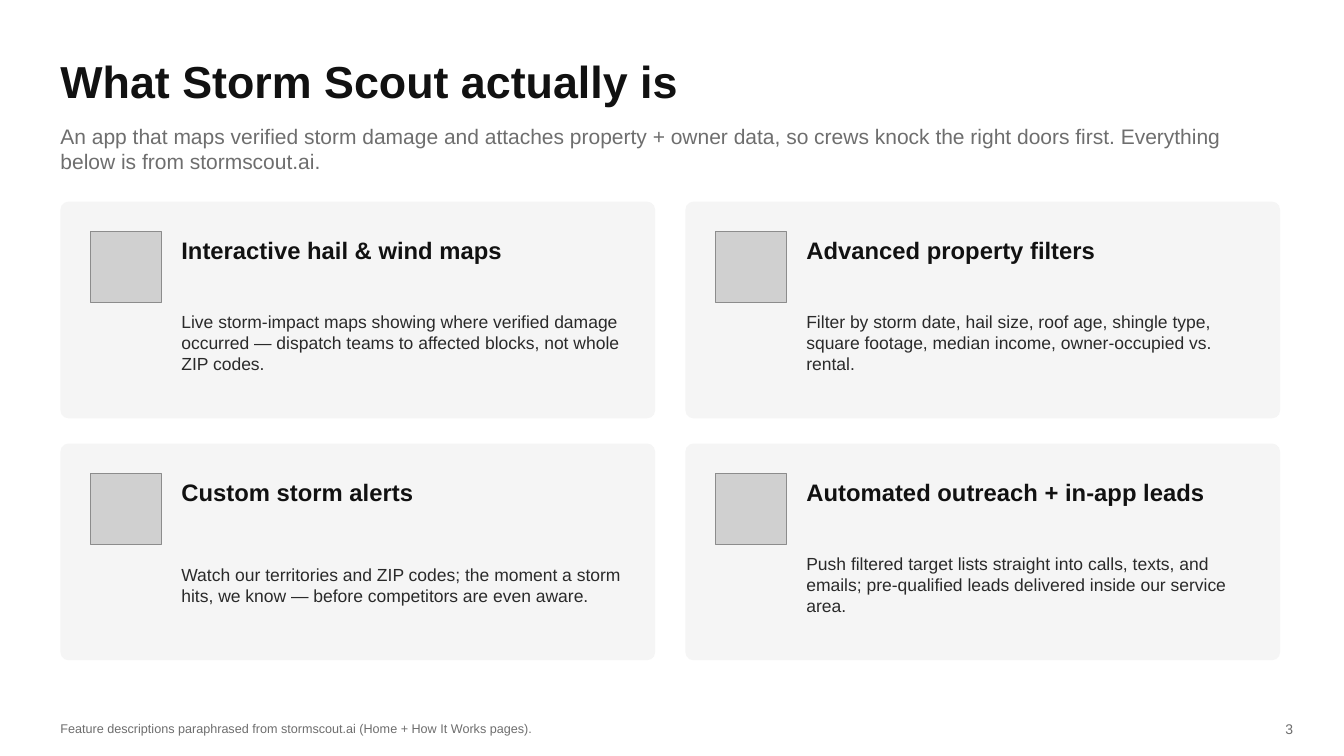
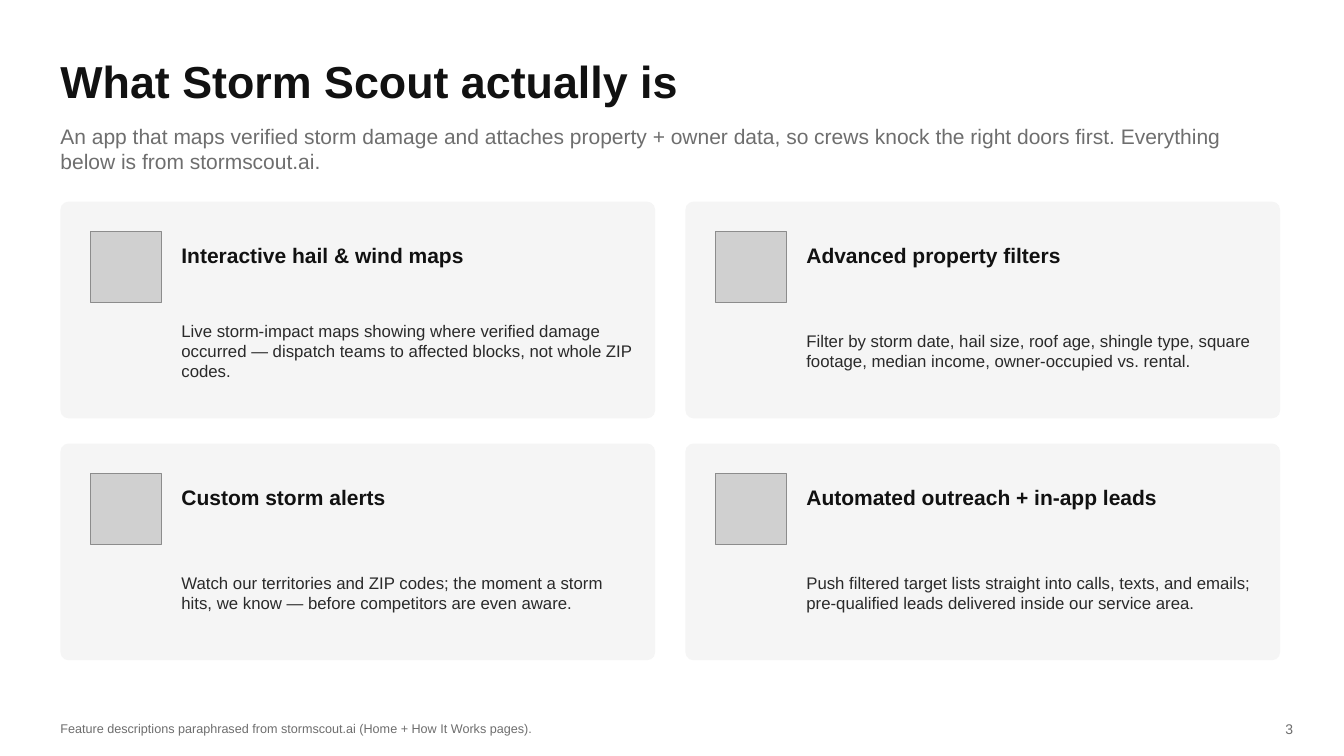
Before and after one commit to DommyD26/roofing-site-template, a slide deck: slide 3 of pitch/Storm-Scout-Pitch.pptx. Drawn at 1344x756 pixels with LibreOffice and Linux fonts; fonts in the diff are those of the drawing; grey boxes stand for pictures. Boxes give left, top, right and bottom in pixels: in the first picture for what was removed or moved away, otherwise in the second. Text is boxed around its words. In the diff, an @@ line names an element or a change of style, - is before the commit and + after.

```diff
--- a/pitch/Storm-Scout-Pitch.pptx
+++ b/pitch/Storm-Scout-Pitch.pptx
@@ size 17 to 15 pt in 4 elements at [181,489,385,506], [806,489,1157,509], [181,247,464,267], [806,247,1060,267] @@
@@ text "Live storm-impact maps showing where ...": place and size @@
-text "Live storm-impact maps showing where ..." at [181,315,619,370]
+text "Live storm-impact maps showing where ..." at [181,325,632,377]
@@ size 12.5 to 12 pt in 4 elements at [181,577,603,613], [806,577,1250,613], [181,325,632,377], [806,335,1250,371] @@
@@ text "Filter by storm date, hail ...": place and size @@
-text "Filter by storm date, hail ..." at [806,315,1211,370]
+text "Filter by storm date, hail ..." at [806,335,1250,371]
@@ text "Watch our territories and ZIP ...": place and size @@
-text "Watch our territories and ZIP ..." at [181,568,621,606]
+text "Watch our territories and ZIP ..." at [181,577,603,613]
@@ text "Push filtered target lists straight ...": place and size @@
-text "Push filtered target lists straight ..." at [806,557,1226,612]
+text "Push filtered target lists straight ..." at [806,577,1250,613]
```
Also in this commit, not shown: 10 other slides changed, 3 other files.
